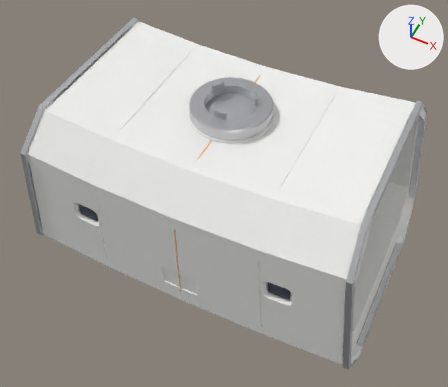
An edit to the glTF model models/station/ax_grav_05_ring_hab.glb, drawn before and after from the same camera.
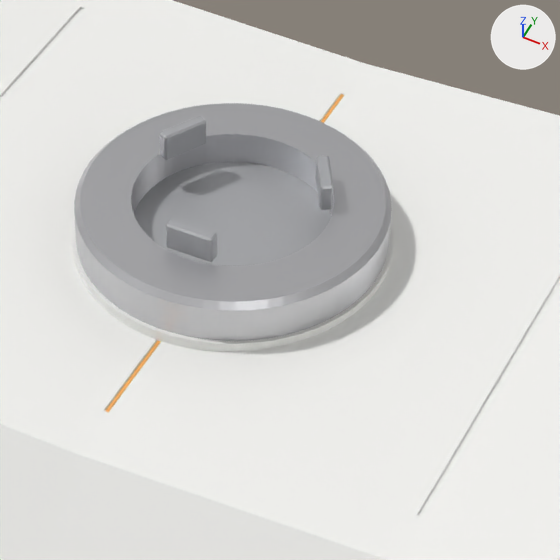
Each version appears first whole from a 50 mm lens placed at (3.96, -8.23, 9.68), pointed at (-0.01, -0.3, -0.23), and next in a close-up on the part from 38% to 71% of the width and 13% to 51% of the height. Every picture has the same lights, and +X, +Y and +Z are marked at upper right. The older version's two pictures come first. Vertices at exactly the same position are counted once.

The first close-up shows 'hatch_door_1', 'hull', 'spoke_port', 'spoke_port_pedestal', 'spoke_port_petals' and 1 more.
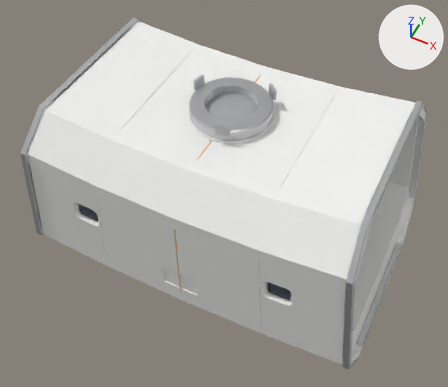
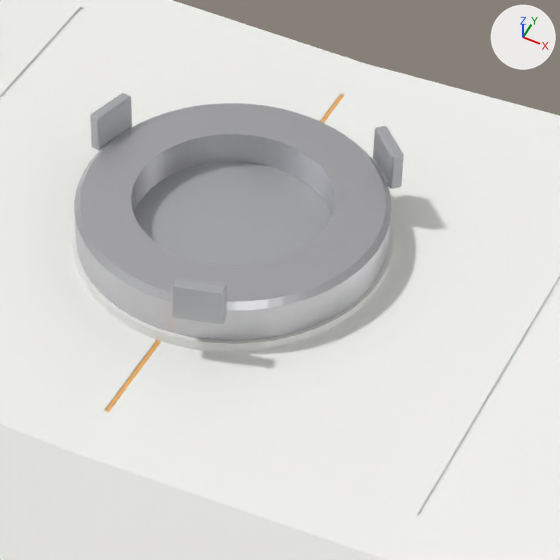
Boxes [x1, y1, x2, y2] around the edits, measured in the close-ups (560 x 560 px):
```json
{"object": "spoke_port_petals", "change": "reshaped", "before": [159, 116, 334, 262], "after": [90, 93, 404, 325], "on screen": "79% wider, 59% taller"}
{"part": 1, "of": "me_ax_grav_05_ring_hab_spoke_port_petals", "change": "reshaped", "before": [159, 116, 206, 160], "after": [90, 93, 132, 151]}
{"part": 2, "of": "me_ax_grav_05_ring_hab_spoke_port_petals", "change": "reshaped", "before": [166, 219, 217, 262], "after": [172, 278, 227, 325]}
{"part": 3, "of": "me_ax_grav_05_ring_hab_spoke_port_petals", "change": "added", "after": [373, 126, 404, 189]}
{"part": 4, "of": "me_ax_grav_05_ring_hab_spoke_port_petals", "change": "deleted", "before": [315, 156, 334, 210]}
```

The change, as JSON lines over the scene's bpy script:
```json
{"block": "me_ax_grav_05_ring_hab_spoke_port_petals", "where": "# used by ob_spoke_port_petals; location = (0.0, 0.0, 0.0)"}
{"op": "remove", "block": "me_ax_grav_05_ring_hab_spoke_port_petals", "code": "me_ax_grav_05_ring_hab_spoke_port_petals.from_pydata(...)  # 72 vertices, 132 faces; spans x -0.485..0.485, y -0.492..0.352, z 2.053..2.207"}
{"op": "add", "block": "me_ax_grav_05_ring_hab_spoke_port_petals", "code": "me_ax_grav_05_ring_hab_spoke_port_petals.from_pydata(...)  # 162 vertices, 312 faces; spans x -0.869..0.699, y -0.869..0.699, z 1.963..2.207"}
{"block": "me_ax_grav_05_ring_hab_spoke_port_petals", "change": "me_ax_grav_05_ring_hab_spoke_port_petals part 1: 24 vertices removed from x -0.485..-0.311, y 0.108..0.352, z 2.053..2.207; 54 vertices added at x -0.869..-0.735, y 0.087..0.346, z 1.963..2.207"}
{"block": "me_ax_grav_05_ring_hab_spoke_port_petals", "change": "me_ax_grav_05_ring_hab_spoke_port_petals part 2: 24 vertices removed from x -0.128..0.128, y -0.492..-0.428, z 2.053..2.207; 54 vertices added at x 0.087..0.346, y -0.869..-0.735, z 1.963..2.207"}
{"block": "me_ax_grav_05_ring_hab_spoke_port_petals", "change": "me_ax_grav_05_ring_hab_spoke_port_petals part 3: 54 vertices added at x 0.484..0.699, y 0.484..0.699, z 1.963..2.207"}
{"block": "me_ax_grav_05_ring_hab_spoke_port_petals", "change": "me_ax_grav_05_ring_hab_spoke_port_petals part 4: 24 vertices removed from x 0.311..0.485, y 0.108..0.352, z 2.053..2.207"}
```
